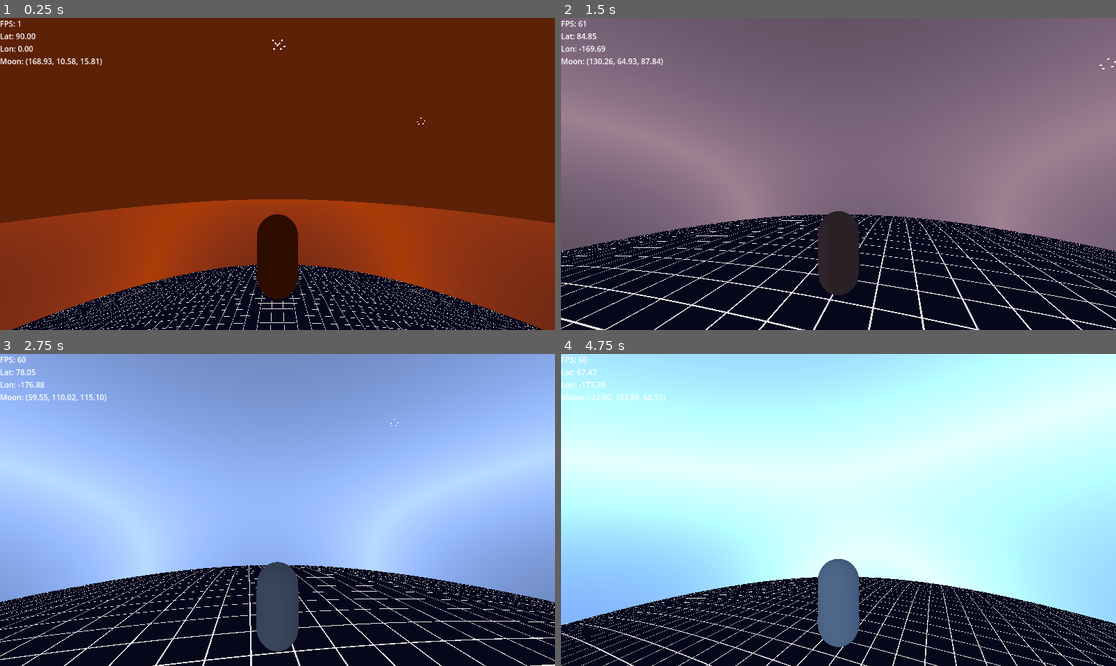
Above: before the commit, frames 1-4 (two rows, left to right).
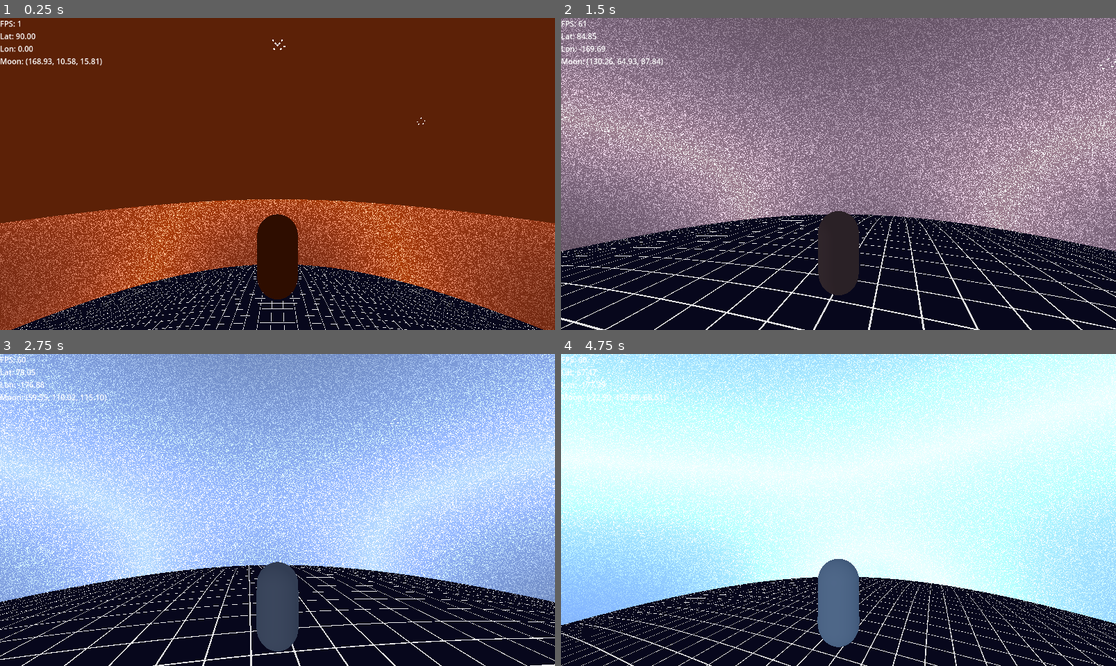
Above: after the commit, the same moments.

Repository: valfrom/LittlePlanet
Game: Godot game, scene res://world.tscn
The game is run twice, just before and just after one commit, with the same random seed, the same clock (stepped at 60 frames per second) and the same inputs.
Inputs (mouse positions are in pixels of both pictures, inside the frame that each line leads up to):
- Up to frame 1 (0.25 s): no input
- Up to frame 2 (1.5 s): move the mouse to (866, 174) at 0.52 s; hold W (move_forward) from 0.53 s (still down); tap Space (jump) at 0.77 s; move the mouse to (810, 174) at 1.27 s
- Up to frame 3 (2.75 s): keep holding W (move_forward); tap Space (jump) at 1.52 s; move the mouse to (288, 503) at 2.02 s
- Up to frame 4 (4.75 s): keep holding W (move_forward); move the mouse to (832, 516) at 2.77 s; tap Space (jump) at 3.02, 3.77, 4.52 s; move the mouse to (877, 513) at 3.52 s; move the mouse to (794, 506) at 4.27 s

The runs differ from the first frame. In frame 1, 5.6% of the frame differs, in the area x 0-100%, y 58-100%; in frame 2, 15%; in frame 3, 16%; in frame 4, 17%, in the area x 0-100%, y 0-87%.

Commit message:
Add night sky stars to atmosphere shader

Diff:
--- a/Atmosphere.gdshader
+++ b/Atmosphere.gdshader
@@ -6,6 +6,9 @@
 uniform vec3 sun_direction = vec3(0.0, 1.0, 0.0);
 uniform float horizon_falloff : hint_range(0.1, 8.0) = 1.5;
 uniform float opacity : hint_range(0.0, 1.0) = 0.8;
+uniform float star_intensity : hint_range(0.0, 5.0) = 0.6;
+uniform float star_density : hint_range(0.0, 1.0) = 0.35;
+uniform float night_threshold : hint_range(0.0, 1.0) = 0.4;
 
 varying vec3 world_position;
 
@@ -21,6 +24,16 @@
     float sun_wrap = pow(clamp(dot(normalize(-sun_direction), normal), 0.0, 1.0), 4.0);
     vec3 base_color = mix(zenith_color.rgb, horizon_color.rgb, horizon_amount);
     vec3 final_color = mix(base_color, horizon_color.rgb, sun_wrap);
+
+    // Procedurally generate twinkling stars when the sun influence is low.
+    vec3 star_dir = normalize(world_position);
+    vec3 hash_position = fract(star_dir * 43758.5453);
+    float hash_value = fract(dot(hash_position, vec3(12.9898, 78.233, 37.719)) * 43758.5453);
+    float star_mask = step(1.0 - star_density, hash_value);
+    float night_factor = smoothstep(night_threshold, 1.0, 1.0 - sun_wrap);
+    vec3 star_color = vec3(star_intensity * star_mask * night_factor);
+    final_color += star_color;
+
     ALBEDO = final_color;
     ALPHA = clamp((horizon_amount + sun_wrap) * opacity, 0.0, 1.0);
 }
